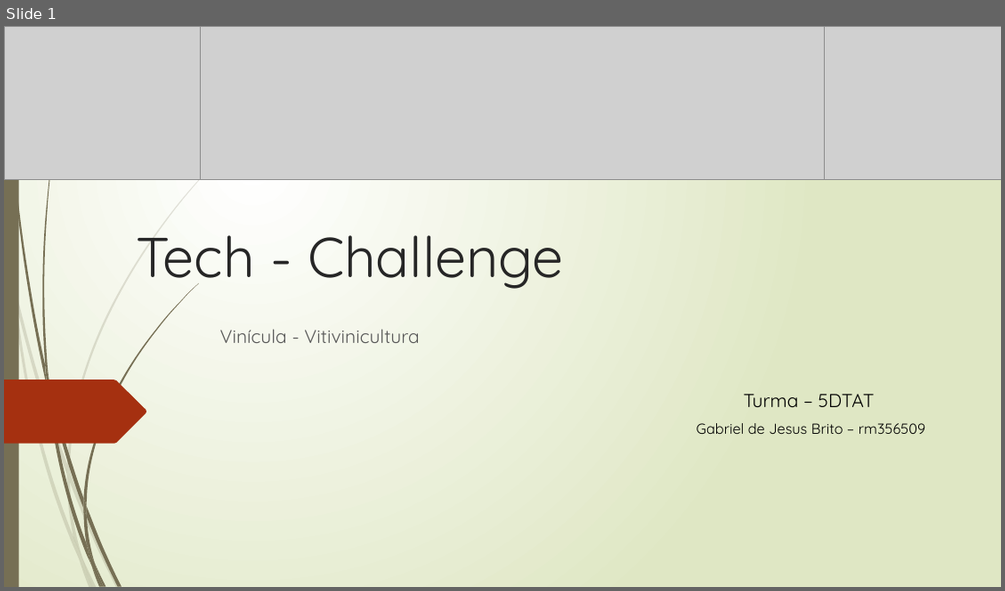
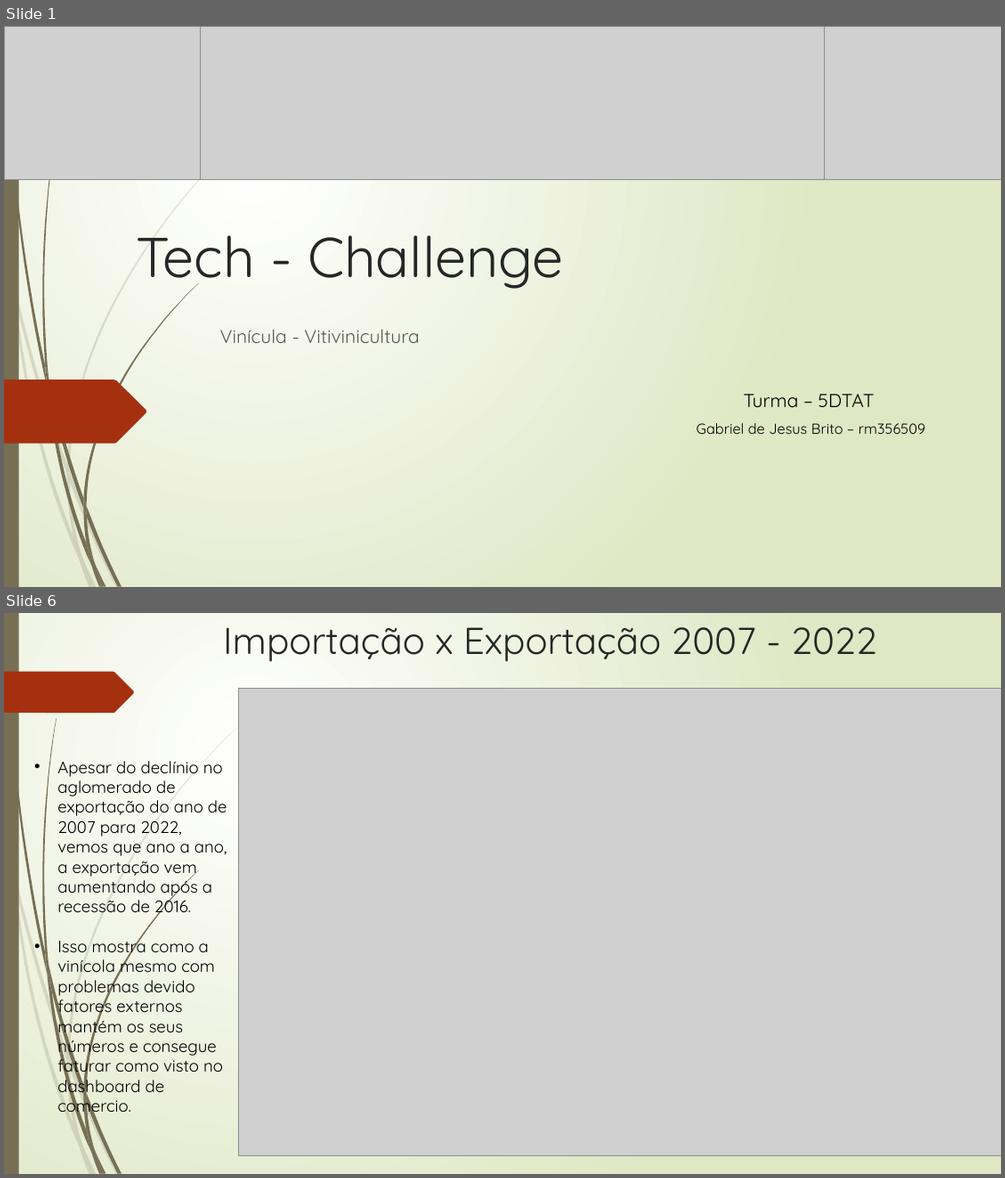
Before and after one commit to SinxCode/Tech-Challenge, a slide deck: Tech - Challenge.pptx. Shown one above the other, each under a label of ours: slide 1 before the commit, slides 1 and 6 after it; the slides between them are not shown. The pictures are 1005x591 and 1005x1178 pixels, drawn with LibreOffice and Linux fonts; fonts in the diff are those of the drawing; grey boxes stand for pictures. Boxes give left, top, right and bottom in pixels: in the first picture for what was removed or moved away, otherwise in the second. Text is boxed around its words. In the diff, an @@ line names an element or a change of style, - is before the commit and + after.

```diff
--- a/Tech - Challenge.pptx
+++ b/Tech - Challenge.pptx
@@ slide 6 added at [4, 613, 1001, 1174], background gradient #FFFFFF to #DFE8C4; not listed: 23 template elements that a slide beside it also shows @@
@@ title added at [223, 627, 876, 662], 36 pt, text #262626 @@
+Importação x Exportação 2007 - 2022
@@ freeform shape added at [4, 672, 134, 713], fill #A53010 @@
@@ picture added at [239, 689, 1001, 1156] @@
@@ text added at [57, 761, 227, 1118], 16 pt, text #000000 @@
+• Apesar do declínio no aglomerado de exportação do ano de 2007 para 2022, vemos que ano a ano, a exportação vem aumentando após a recessão de 2016.
+• Isso mostra como a vinícola mesmo com problemas devido fatores externos mantém os seus números e consegue faturar como visto no dashboard de comercio.
```
Also in this commit, not shown: 1 slide changed, 4 other slides added, 1 other file.
